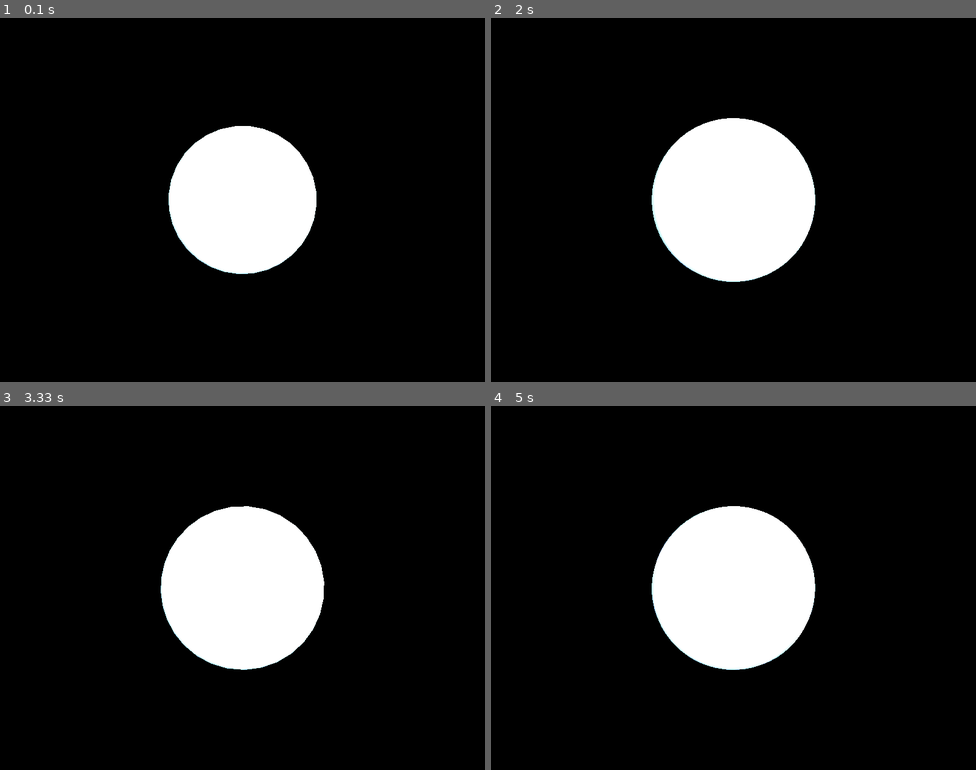
Above: before the commit, frames 1-4 (two rows, left to right).
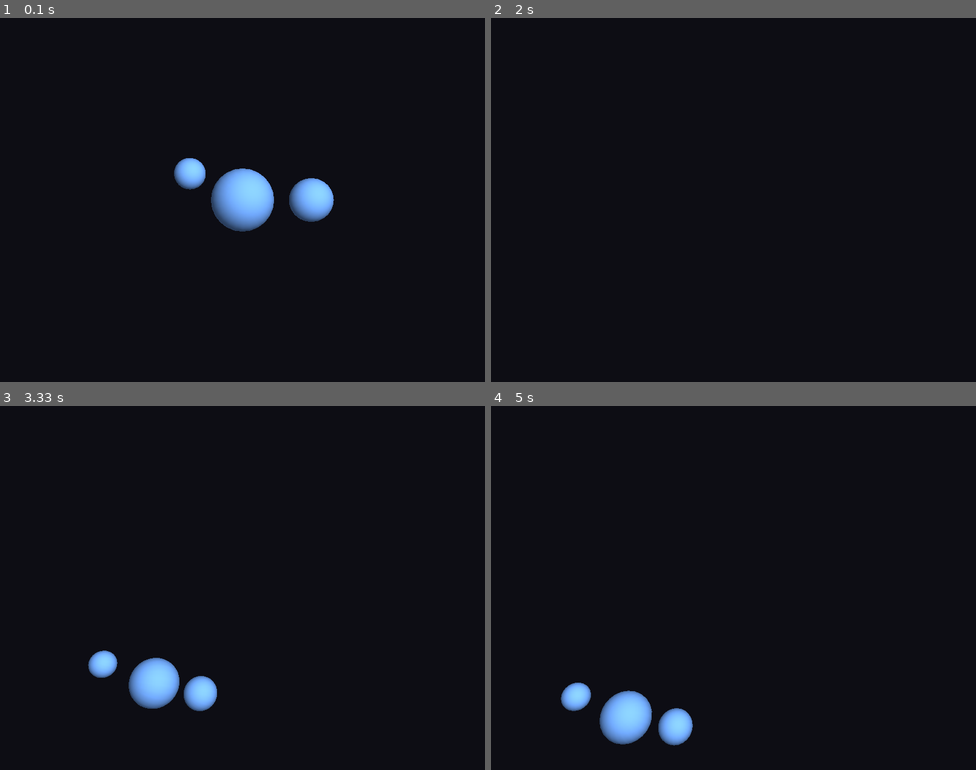
Above: after the commit, the same moments.

Repository: RJ-2911/N-BodySim
Game: pygame game, started from Programs/simWindow.py
The game is run twice, just before and just after one commit, with the same random seed, the same clock (stepped at 60 frames per second) and the same inputs.
Inputs:
- Up to frame 1 (0.1 s): no input
- Up to frame 2 (2 s): hold W 0.33-0.8 s; hold Right 0.33-0.8 s; hold Q 0.83-1.3 s; hold Right 0.83-1.3 s; hold D 0.83-1.3 s; hold Up from 1.83 s (still down); hold W from 1.83 s (still down); tap E at 1.98 s
- Up to frame 3 (3.33 s): release Up at 2.3 s; release W at 2.3 s; hold Left from 2.83 s (still down); hold A from 2.83 s (still down)
- Up to frame 4 (5 s): release Left at 3.37 s; release A at 3.37 s; hold Down 3.4-3.7 s; hold S 3.4-3.7 s; tap E at 3.55, 4.72 s; hold Left 3.73-4.13 s; hold A 3.73-4.13 s; hold Up 4.17-4.53 s; hold W 4.17-4.53 s; hold Right from 4.57 s (still down); hold D from 4.57 s (still down)

The runs differ from the first frame. In frame 1, 10% of the frame differs, in the area x 34-69%, y 29-71%; in frame 2, 12%; in frame 3, 14%; in frame 4, 14%, in the area x 14-67%, y 27-94%.

Commit message:
Added CAmera with itst bitsy external help

Diff:
--- /dev/null
+++ b/Programs/camera.py
@@ -0,0 +1,63 @@
+import numpy as np
+from OpenGL.GLU import gluLookAt
+
+def _normalize(v):
+    v = np.array(v, dtype=np.float32)
+    norm = np.linalg.norm(v)
+    if norm == 0:
+        return v
+    return v / norm
+
+class Camera:
+    def __init__(self, position):
+        self.position = np.array(position, dtype=np.float32)
+        # Looking down -Z by default (theta=0, phi=0) so gluLookAt looks towards negative Z
+        self.theta = 0.0   # yaw (degrees)
+        self.phi = 0.0     # pitch (degrees)
+        self.update_vectors()
+
+    def update_vectors(self):
+        # convert angles to radians
+        yaw = np.deg2rad(self.theta)
+        pitch = np.deg2rad(self.phi)
+
+        # forward vector using spherical coordinates (right-handed, forward pointing into -Z at theta=0)
+        self.forwards = np.array([
+            np.cos(pitch) * np.sin(yaw),
+            np.sin(pitch),
+            -np.cos(pitch) * np.cos(yaw)
+        ], dtype=np.float32)
+
+        # normalize to be safe
+        self.forwards = _normalize(self.forwards)
+
+        global_up = np.array([0.0, 1.0, 0.0], dtype=np.float32)
+        # right is cross(forward, up) to get screen-right
+        self.right = np.cross(self.forwards, global_up)
+        self.right = _normalize(self.right)
+
+        # up is cross(right, forward)
+        self.up = np.cross(self.right, self.forwards)
+        self.up = _normalize(self.up)
+
+    def apply_view(self):
+        # Build center point camera is looking at
+        center = self.position + self.forwards
+        # Apply camera using gluLookAt
+        gluLookAt(
+            float(self.position[0]), float(self.position[1]), float(self.position[2]),
+            float(center[0]), float(center[1]), float(center[2]),
+            float(self.up[0]), float(self.up[1]), float(self.up[2])
+        )
+
+    # small helpers for moving the camera in local camera space
+    def move_local(self, dx=0.0, dy=0.0, dz=0.0):
+        # dx along right, dy along up, dz along forwards
+        self.position += self.right * dx
+        self.position += self.up * dy
+        self.position += self.forwards * dz
+
+    def rotate(self, dtheta=0.0, dphi=0.0):
+        self.theta = (self.theta + dtheta) % 360.0
+        self.phi = max(-89.9, min(89.9, self.phi + dphi))
+        self.update_vectors()
--- a/Programs/simWindow.py
+++ b/Programs/simWindow.py
@@ -1,60 +1,144 @@
 import pygame as pg
+import numpy as np
 from pygame.locals import *
 from OpenGL.GL import *
 from OpenGL.GLU import *
+
 import sphere as sp
+import camera
+
+# Simple scene holder
+class Scene:
+    def __init__(self):
+        # Put spheres inside the view frustum (z negative is forward)
+        self.spheres = [
+            sp.Sphere([0.0, 0.0, -5.0], 1.0),
+            sp.Sphere([2.5, 0.0, -6.5], 0.8),
+            sp.Sphere([-2.0, 1.0, -7.0], 0.6),
+        ]
+        # Camera placed back on +Z, looking towards -Z by default (theta=0)
+        self.camera = camera.Camera([0.0, 0.0, 5.0])
+
+    def update(self, dt):
+        # future physics/animation updates could go here
+        pass
+
+class Renderer:
+    def __init__(self, width, height):
+        # basic GL setup
+        glEnable(GL_DEPTH_TEST)
+        glEnable(GL_NORMALIZE)      # keep normals ok if we scale anything
+        glEnable(GL_LIGHTING)
+        glEnable(GL_LIGHT0)
+        # light position and colors
+        glLightfv(GL_LIGHT0, GL_POSITION, (5.0, 5.0, 5.0, 1.0))
+        glLightfv(GL_LIGHT0, GL_DIFFUSE, (1.0, 1.0, 1.0, 1.0))
+        glLightfv(GL_LIGHT0, GL_AMBIENT, (0.2, 0.2, 0.2, 1.0))
+
+        # nice clear color
+        glClearColor(0.05, 0.05, 0.08, 1.0)
+
+        # material default
+        glMaterialfv(GL_FRONT_AND_BACK, GL_AMBIENT_AND_DIFFUSE, (0.4, 0.6, 0.9, 1.0))
+        glViewport(0, 0, width, height)
+
+    def drawGL(self, spheres, camera_obj, angle):
+        glClear(GL_COLOR_BUFFER_BIT | GL_DEPTH_BUFFER_BIT)
+        glMatrixMode(GL_MODELVIEW)
+        glLoadIdentity()
+
+        # Use the Camera's gluLookAt
+        camera_obj.apply_view()
+
+        # optional spin applied per object (keeps transforms local)
+        for i, s in enumerate(spheres):
+            glPushMatrix()
+            # if you want each sphere to slowly spin around its own Y axis:
+            glTranslatef(float(s.position[0]), float(s.position[1]), float(s.position[2]))
+            glRotatef(angle + i * 10.0, 0.0, 1.0, 0.0)
+            # draw sphere centered at origin now (because we translated)
+            quad = gluNewQuadric()
+            gluQuadricNormals(quad, GLU_SMOOTH)
+            gluSphere(quad, s.radius, 24, 24)
+            gluDeleteQuadric(quad)
+            glPopMatrix()
 
 class SimWindow:
-
     def __init__(self):
-
         pg.init()
         display = (800, 600)
         pg.display.set_mode(display, DOUBLEBUF | OPENGL)
+        pg.display.set_caption("N-Body - Debug Camera & Spheres")
 
-        gluPerspective(45, (display[0] / display[1]), 0.1, 50.0)
-        glTranslatef(0.0, 0.0, -6)  # move camera back
+        # Projection
+        glMatrixMode(GL_PROJECTION)
+        glLoadIdentity()
+        gluPerspective(60.0, (display[0] / display[1]), 0.1, 100.0)
+        glMatrixMode(GL_MODELVIEW)
 
-        self.initGL()
+        self.renderer = Renderer(display[0], display[1])
+        self.scene = Scene()
+        self.clock = pg.time.Clock()
 
-        angle = 1
+        self.angle = 0.0
+        self.running = True
+        self.main_loop()
 
-        running = True
-        while running:
-            for event in pg.event.get():
-                if event.type == QUIT:
-                    running = False
-                elif event.type == KEYDOWN:
-                    if event.key == K_UP:   # grow
-                        sp.radius += 0.1
-                    elif event.key == K_DOWN:  # shrink
-                        sp.radius = max(0.1, sp.radius - 0.1)
+    def handle_events(self, dt):
+        # keyboard controls for camera
+        for event in pg.event.get():
+            if event.type == QUIT:
+                self.running = False
+            elif event.type == KEYDOWN:
+                if event.key == K_ESCAPE:
+                    self.running = False
 
-            glClear(GL_COLOR_BUFFER_BIT | GL_DEPTH_BUFFER_BIT)
+        keys = pg.key.get_pressed()
+        move_speed = 5.0 * dt
+        rot_speed = 60.0 * dt  # degrees per second
 
-            glPushMatrix()
-            glRotatef(angle, 0, 1, 1)  # rotate around axes
-            sp.draw_sphere(0, 0, 0, sp.radius)
+        # movement (local camera space)
+        if keys[K_w]:
+            self.scene.camera.move_local(dz=-move_speed)  # forward (negative because forwards goes -Z)
+        if keys[K_s]:
+            self.scene.camera.move_local(dz=move_speed)
+        if keys[K_a]:
+            self.scene.camera.move_local(dx=-move_speed)
+        if keys[K_d]:
+            self.scene.camera.move_local(dx=move_speed)
+        if keys[K_q]:
+            self.scene.camera.move_local(dy=-move_speed)
+        if keys[K_e]:
+            self.scene.camera.move_local(dy=move_speed)
 
-            glPopMatrix()
+        # rotation yaw/pitch
+        if keys[K_LEFT]:
+            self.scene.camera.rotate(dtheta=-rot_speed)
+        if keys[K_RIGHT]:
+            self.scene.camera.rotate(dtheta=rot_speed)
+        if keys[K_UP]:
+            self.scene.camera.rotate(dphi=rot_speed)
+        if keys[K_DOWN]:
+            self.scene.camera.rotate(dphi=-rot_speed)
 
-            angle += 1  # increment angle for rotation
+    def main_loop(self):
+        while self.running:
+            dt = self.clock.tick(60) / 1000.0  # seconds per frame
+            self.handle_events(dt)
+            self.scene.update(dt)
 
+            # debug prints (one-liners)
+            # Uncomment to see camera info in console:
+            # print(f"Cam pos: {self.scene.camera.position}, forward: {self.scene.camera.forwards}")
+
+            self.renderer.drawGL(self.scene.spheres, self.scene.camera, self.angle)
             pg.display.flip()
-            pg.time.wait(10)
+            self.angle += 30.0 * dt  # spin speed (deg/sec)
 
-    def initGL(self):
-        glEnable(GL_DEPTH_TEST)
-        glEnable(GL_LIGHTING)
-        glEnable(GL_LIGHT0)
-        glLightfv(GL_LIGHT0, GL_POSITION, (5, 5, 5, 1)) # R, G, B, Alpha
-        glLightfv(GL_LIGHT0, GL_DIFFUSE, (1, 1, 1, 1)) # R, G, B, Alpha
-        glMaterialfv(GL_FRONT, GL_AMBIENT_AND_DIFFUSE, (0.4, 0.6, 0.9, 1.0)) # R, G, B, Alpha
-
-
+        self.quit()
 
     def quit(self):
         pg.quit()
 
 if __name__ == "__main__":
-    myApp = SimWindow()
+    SimWindow()
--- a/Programs/sphere.py
+++ b/Programs/sphere.py
@@ -1,13 +1,22 @@
+import numpy as np
 from OpenGL.GL import *
 from OpenGL.GLU import *
 
+class Sphere:
+    def __init__(self, position, radius):
+        self.position = np.array(position, dtype=np.float32)
+        self.radius = float(radius)
 
-radius = 1
-def draw_sphere(x, y, z, radius):
+    def draw_sphere(self):
+        """
+        Draws the sphere at its own position with its own radius.
+        This function expects the caller to manage the GL matrix stack.
+        """
         glPushMatrix()
-        glTranslatef(x, y, z)   # move sphere to position
+        glTranslatef(float(self.position[0]), float(self.position[1]), float(self.position[2]))
         quad = gluNewQuadric()
         gluQuadricNormals(quad, GLU_SMOOTH)
-        gluSphere(quad, radius, 32, 32) #  sphere object, size, x, y (subdivisions: higher = smoother = more POWER!!!)
+        # Note: using 24/24 slices/stacks for reasonable quality
+        gluSphere(quad, self.radius, 24, 24)
         gluDeleteQuadric(quad)
         glPopMatrix()
